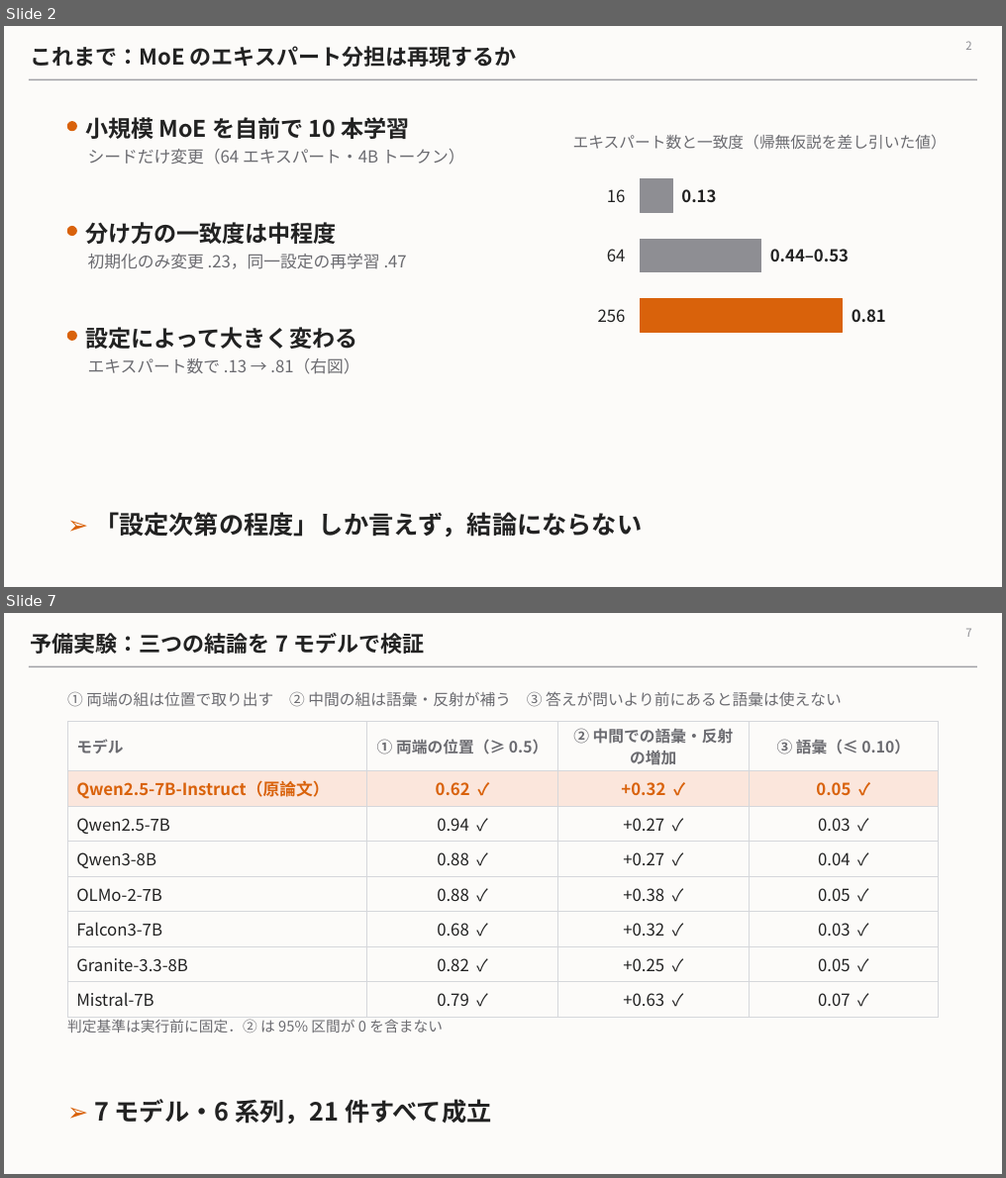
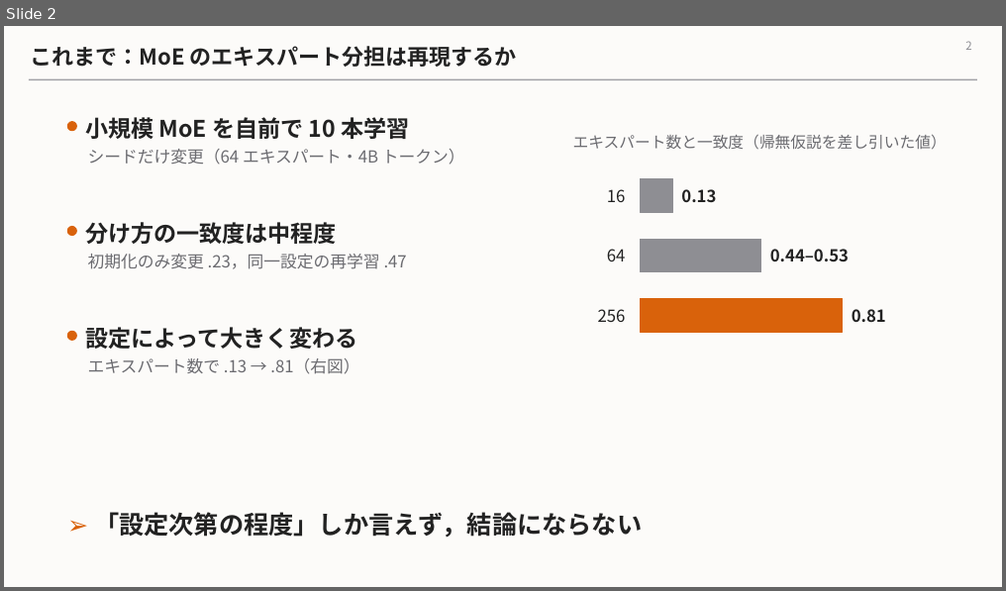
Before and after one commit to Nhckdvrl/ssn-group-papaer, a slide deck: workbench/mechanism-population-dynamics/zemi_2026-11.pptx. Shown one above the other, each under a label of ours: slides 2 and 7 before the commit, slide 2 after it; the slides between them are not shown. The pictures are 1006x1178 and 1006x591 pixels, drawn with LibreOffice and Linux fonts; fonts in the diff are those of the drawing. Boxes give left, top, right and bottom in pixels: in the first picture for what was removed or moved away, otherwise in the second. Text is boxed around its words. In the diff, an @@ line names an element or a change of style, - is before the commit and + after.

```diff
--- a/workbench/mechanism-population-dynamics/zemi_2026-11.pptx
+++ b/workbench/mechanism-population-dynamics/zemi_2026-11.pptx
@@ slide 7 removed at box(4, 613, 1002, 1174), background #FCFBF9; not listed: 1 template element that a slide beside it also shows @@
@@ title removed at box(30, 633, 424, 654) @@
-予備実験：三つの結論を 7 モデルで検証
@@ page number removed at box(965, 628, 971, 637) @@
-7
@@ text removed at box(67, 691, 842, 707) @@
-① 両端の組は位置で取り出す ② 中間の組は語彙・反射が補う ③ 答えが問いより前にあると語彙は使えない
@@ table removed at box(67, 722, 939, 1010), 8 rows, 4 columns @@
-モデル | ① 両端の位置（≥ 0.5） | ② 中間での語彙・反射の増加 | ③ 語彙（≤ 0.10）
-Qwen2.5-7B-Instruct（原論文） | 0.62 ✓ | +0.32 ✓ | 0.05 ✓
-Qwen2.5-7B | 0.94 ✓ | +0.27 ✓ | 0.03 ✓
-Qwen3-8B | 0.88 ✓ | +0.27 ✓ | 0.04 ✓
-OLMo-2-7B | 0.88 ✓ | +0.38 ✓ | 0.05 ✓
-Falcon3-7B | 0.68 ✓ | +0.32 ✓ | 0.03 ✓
-Granite-3.3-8B | 0.82 ✓ | +0.25 ✓ | 0.05 ✓
-Mistral-7B | 0.79 ✓ | +0.63 ✓ | 0.07 ✓
@@ text removed at box(67, 1019, 443, 1033) @@
-判定基準は実行前に固定．② は 95% 区間が 0 を含まない
@@ text removed at box(94, 1099, 491, 1125) @@
-➢ 7 モデル・6 系列，21 件すべて成立
```
Also in this commit, not shown: 1 slide changed, 7 slides added, 5 other slides removed.
